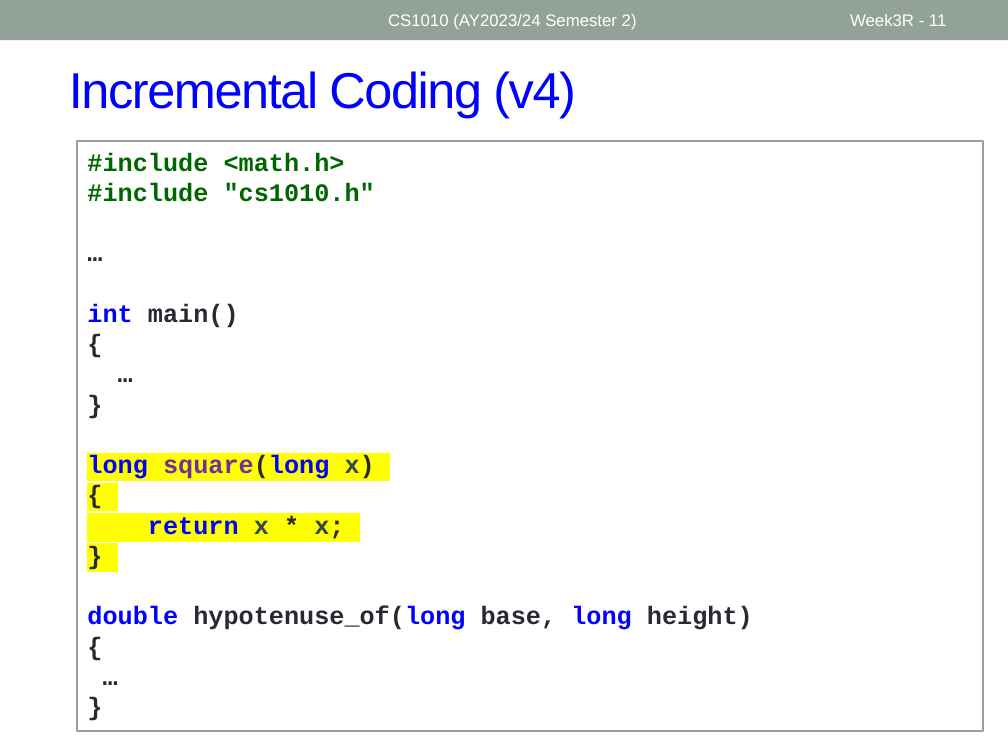
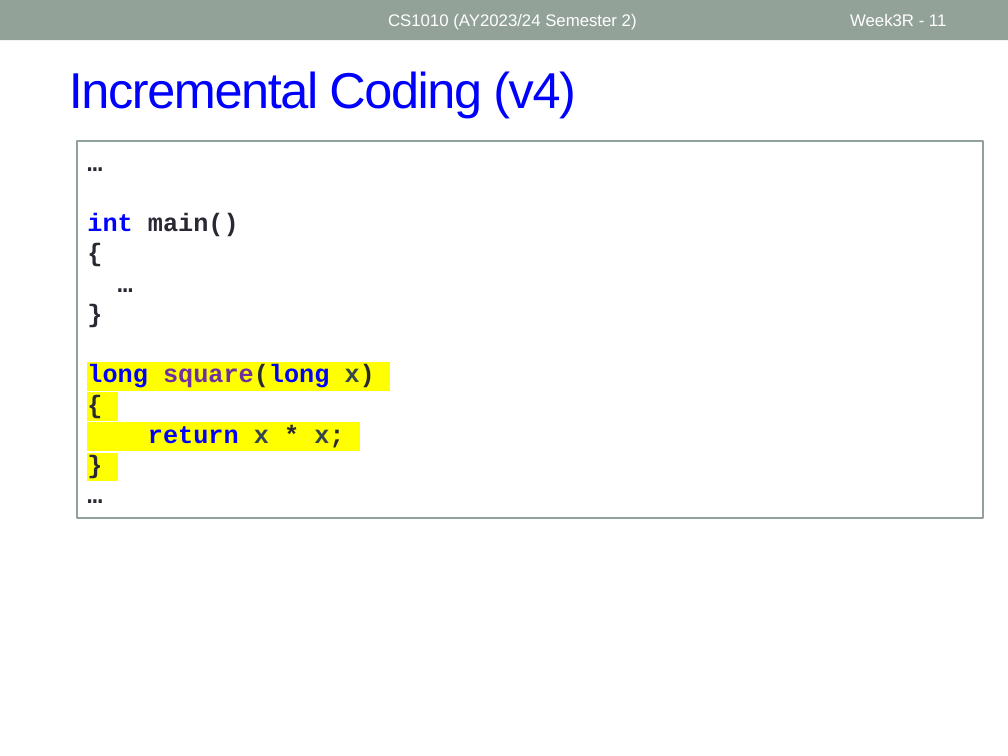
Before and after one commit to nus-cs1010-2425-s2/website, a slide deck: slide 11 of slides/Week3_Recap.pptx. Drawn at 1008x756 pixels with LibreOffice and Linux fonts; fonts in the diff are those of the drawing. Boxes give left, top, right and bottom in pixels: in the first picture for what was removed or moved away, otherwise in the second. Text is boxed around its words. In the diff, an @@ line names an element or a change of style, - is before the commit and + after.

```diff
--- a/slides/Week3_Recap.pptx
+++ b/slides/Week3_Recap.pptx
@@ text in rectangle at bbox=[78, 141, 983, 518]: paragraph removed @@
-}
@@ rectangle "…": place and size @@
-rectangle "…" at bbox=[78, 141, 983, 732]
+rectangle "…" at bbox=[78, 141, 983, 518]
@@ text in rectangle at bbox=[87, 152, 375, 202]: paragraphs removed @@
-#include <math.h>
-#include "cs1010.h"
@@ text in rectangle at bbox=[87, 606, 753, 630]: paragraphs removed @@
-double hypotenuse_of(long base, long height)
-{
```
Also in this commit, not shown: 5 other slides changed, 16 other files.
